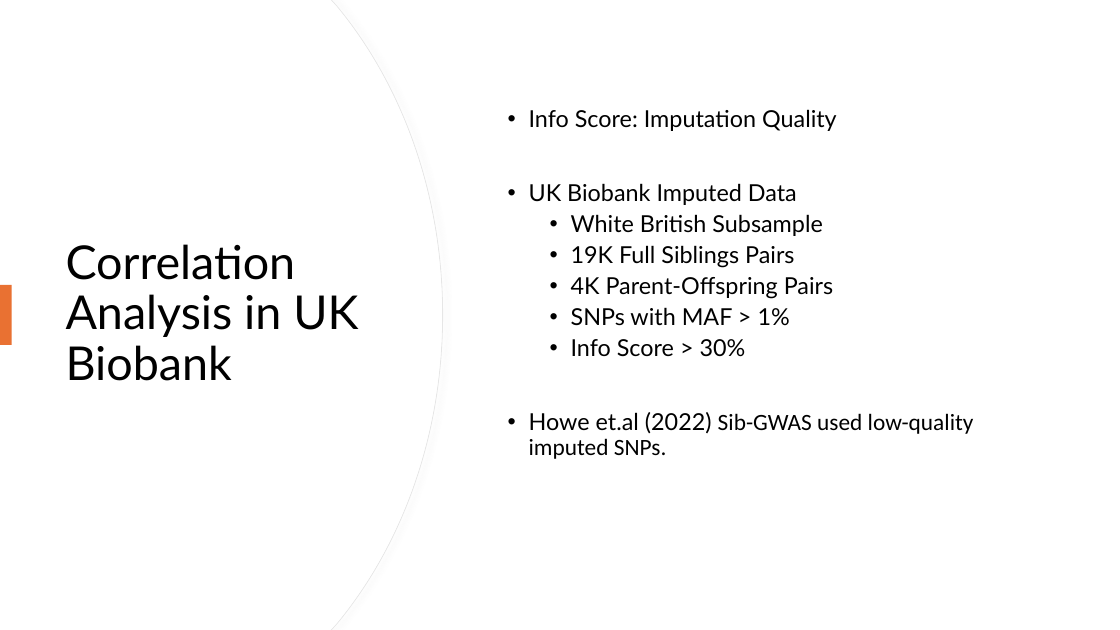
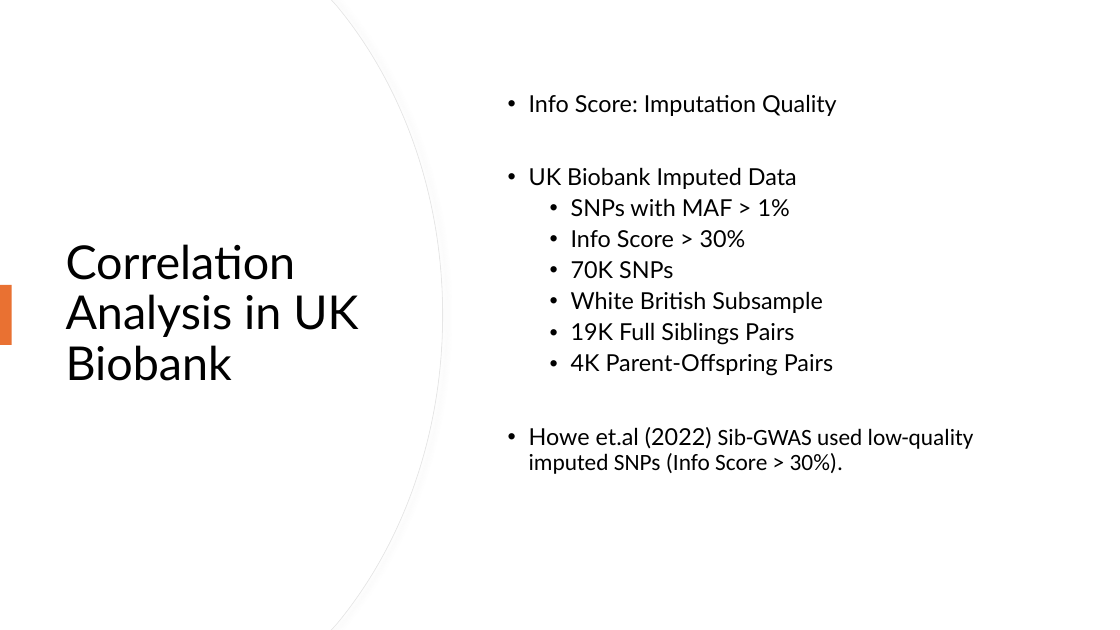
Before and after one commit to imahdimir/18A241013_impact_of_imputation_quality_IGSS_Talk_Oct24_Stanford, a slide deck: slide 5 of v4_IGSS_2_new plots/v4.pptx. Drawn at 1120x630 pixels with LibreOffice and Linux fonts; fonts in the diff are those of the drawing. Boxes give left, top, right and bottom in pixels: in the first picture for what was removed or moved away, otherwise in the second. Text is boxed around its words. In the diff, an @@ line names an element or a change of style, - is before the commit and + after.

```diff
--- a/v4_IGSS_2_new plots/v4.pptx
+++ b/v4_IGSS_2_new plots/v4.pptx
@@ text at (571, 198, 790, 278): paragraphs added @@
+  • SNPs with MAF > 1%
+  • Info Score > 30%
+  • 70K SNPs
@@ text at (529, 427, 974, 474): text changed; font Lato to Calibri @@
-  • SNPs with MAF > 1%
-  • Info Score > 30%
-• Howe et.al (2022) Sib-GWAS used low-quality imputed SNPs.
+• Howe et.al (2022) Sib-GWAS used low-quality imputed SNPs (Info Score > 30%).
```
Also in this commit, not shown: 4 other slides changed, 3 slides added, 5 other files.
